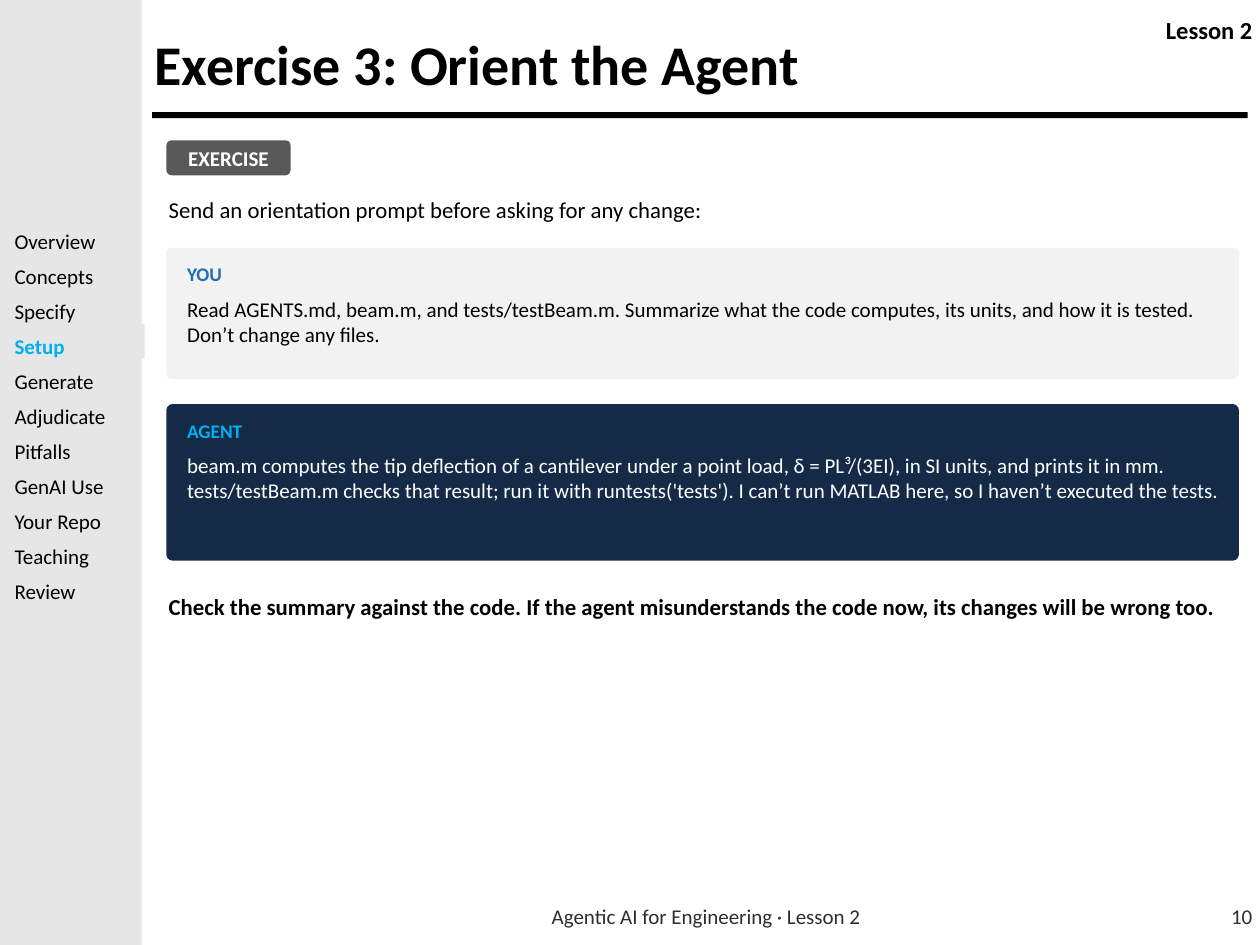
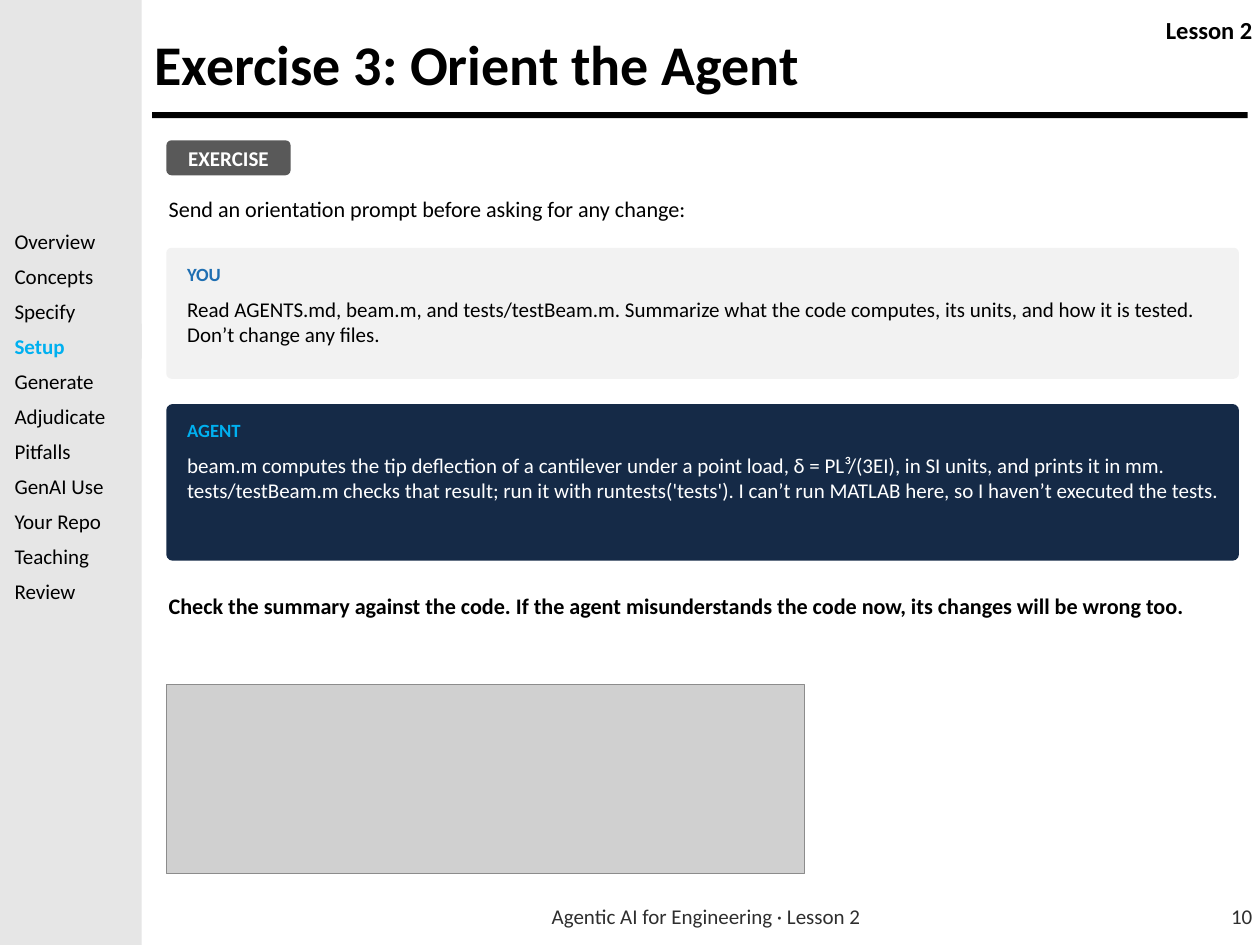
Before and after one commit to usafa-dfas/Agentic-AI-for-Engineering, a slide deck: slide 10 of Lesson Material/LSN 2 - Introduction to Agentic AI for Coding/Agentic_AI_for_Engineering_Lesson_2.pptx. Drawn at 1260x945 pixels with LibreOffice and Linux fonts; fonts in the diff are those of the drawing; grey boxes stand for pictures; background and template pictures are left out. Boxes give left, top, right and bottom in pixels: in the first picture for what was removed or moved away, otherwise in the second. Text is boxed around its words. In the diff, an @@ line names an element or a change of style, - is before the commit and + after.

```diff
--- a/Lesson Material/LSN 2 - Introduction to Agentic AI for Coding/Agentic_AI_for_Engineering_Lesson_2.pptx
+++ b/Lesson Material/LSN 2 - Introduction to Agentic AI for Coding/Agentic_AI_for_Engineering_Lesson_2.pptx
@@ text "Send an orientation prompt before ..." at bbox=[169, 201, 685, 221]: size 19.5 to 19 pt @@
@@ text "YOU" at bbox=[187, 269, 221, 281]: size 16.5 to 16 pt @@
@@ text "AGENT" at bbox=[187, 425, 240, 437]: size 16.5 to 16 pt @@
@@ text "Check the summary against the ..." at bbox=[169, 598, 1183, 618]: size 19.5 to 19 pt @@
@@ picture added at bbox=[166, 685, 805, 874] @@
```
Also in this commit, not shown: 17 other slides changed, 3 other files.
